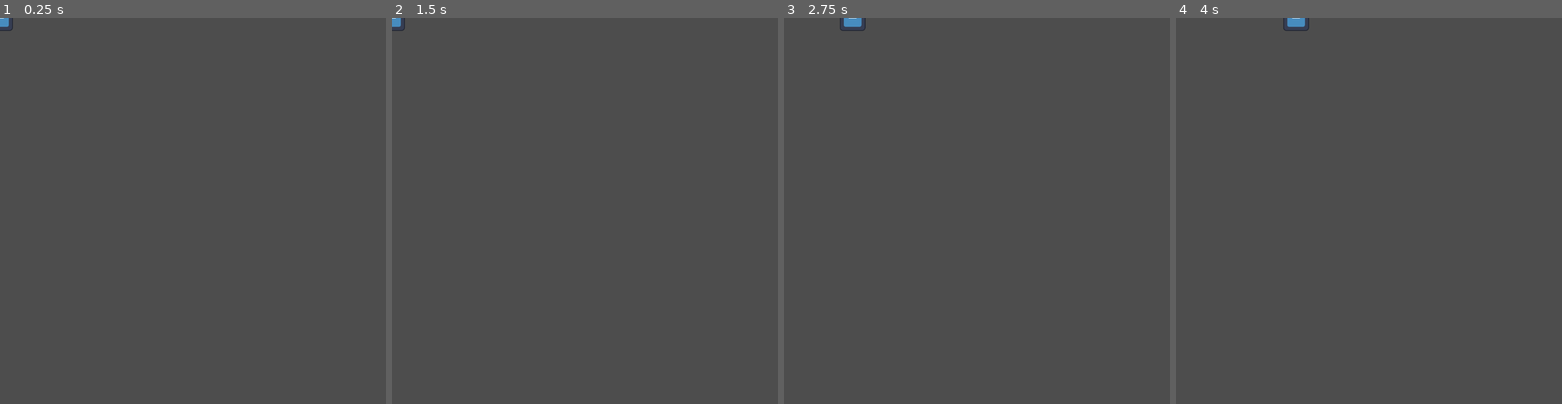
Above: before the commit, frames 1-4 (left to right).
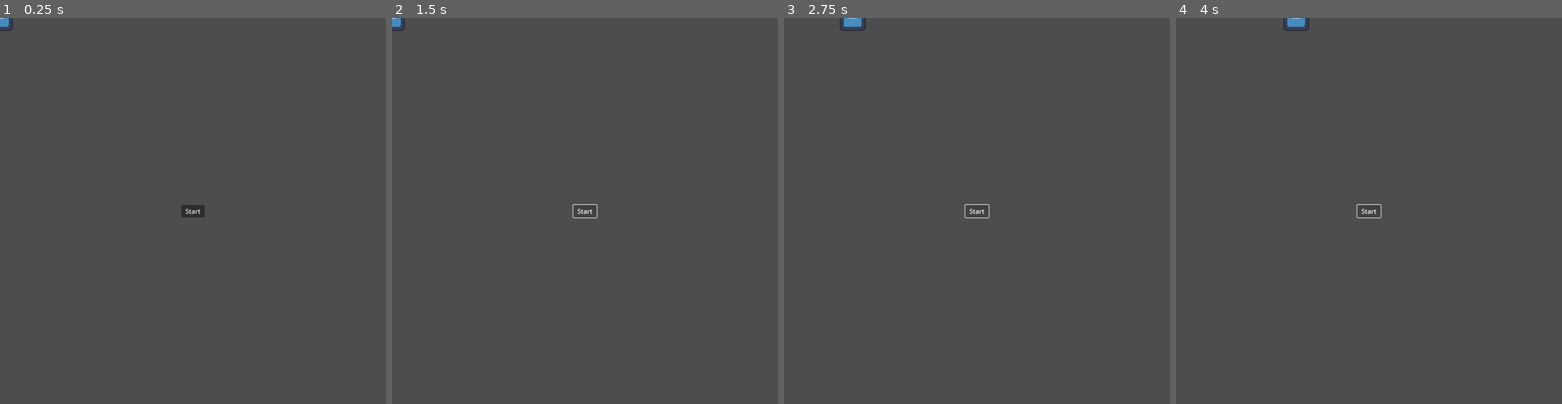
Above: after the commit, the same moments.

Repository: Tarnest/Frogger-Clone
Game: Godot game, scene res://Scenes/game.tscn
Same seed, same stepped clock (60 frames per second), same inputs: the game is played once before the commit and once after it. The engine's default icon, where the game draws it, is replaced by a stand-in: a white triangle on a blue panel in a dark square.
Inputs (mouse positions are in pixels of both pictures, inside the frame that each line leads up to):
- Up to frame 1 (0.25 s): no input
- Up to frame 2 (1.5 s): click (585, 211) at 0.5 s, where only the run after the commit has a clickable "Start"; click (585, 211) at 1.25 s, where only the run after the commit has a clickable "Start"
- Up to frame 3 (2.75 s): tap Enter (ui_accept) at 2, 2.27 s; hold D (move_right) from 2.03 s (still down)
- Up to frame 4 (4 s): tap Enter (ui_accept) at 3.02 s; release D (move_right) at 3.53 s; hold A (move_left) from 3.53 s (still down)

The runs differ from the first frame. In frame 1, 0.2% of the frame differs, in the area x 47-53%, y 48-52%; in frame 2, less than 0.1%; in frame 3, less than 0.1%; in frame 4, less than 0.1%.
Error after the commit: Invalid assignment of property or key 'visible' with value of type 'bool' on a base object of type 'null instance'. (res://Scripts/game.gd:15)

Commit message:
added placeholder Start Menu

Diff:
--- a/Scenes/game.tscn
+++ b/Scenes/game.tscn
@@ -7,3 +7,22 @@
 script = ExtResource("1_6fn0q")
 
 [node name="Player" parent="." instance=ExtResource("2_ekwsk")]
+
+[node name="StartMenu" type="CanvasLayer" parent="."]
+
+[node name="StartButton" type="Button" parent="StartMenu"]
+anchors_preset = 8
+anchor_left = 0.5
+anchor_top = 0.5
+anchor_right = 0.5
+anchor_bottom = 0.5
+offset_left = -29.0
+offset_top = -15.5
+offset_right = 29.0
+offset_bottom = 15.5
+grow_horizontal = 2
+grow_vertical = 2
+text = "Start"
+
+[connection signal="pressed" from="StartMenu/StartButton" to="." method="_on_start_button_pressed"]
+[connection signal="pressed" from="StartMenu/StartButton" to="Player" method="_on_start_button_pressed"]
--- a/Scenes/player.gd
+++ b/Scenes/player.gd
@@ -5,12 +5,13 @@
 const TILE_SIZE = 64
 
 var tween
+var active = false
 
 # Get the gravity from the project settings to be synced with RigidBody nodes.
 # var gravity = ProjectSettings.get_setting("physics/2d/default_gravity")
 
 
-func _physics_process(_delta):
+func _process(_delta):
 	# Add the gravity.
 	# if not is_on_floor():
 	#	velocity.y += gravity * delta
@@ -28,7 +29,7 @@
 	# 	velocity.x = move_toward(velocity.x, 0, SPEED)
 
 	var direction = Vector2.ZERO
-	if tween == null || !tween.is_running():
+	if (tween == null || !tween.is_running()) && active:
 		if Input.is_action_pressed("move_up"):
 			move(Vector2.UP)
 		if Input.is_action_pressed("move_down"):
@@ -43,3 +44,7 @@
 	tween = get_tree().create_tween()
 	tween.tween_property(self, "position", end_position, 1.0 / speed)
 	tween.play()
+
+
+func _on_start_button_pressed():
+	active = true
--- a/Scripts/game.gd
+++ b/Scripts/game.gd
@@ -9,3 +9,7 @@
 # Called every frame. 'delta' is the elapsed time since the previous frame.
 func _process(delta):
 	pass
+
+
+func _on_start_button_pressed():
+	$StartButton.visible = false
